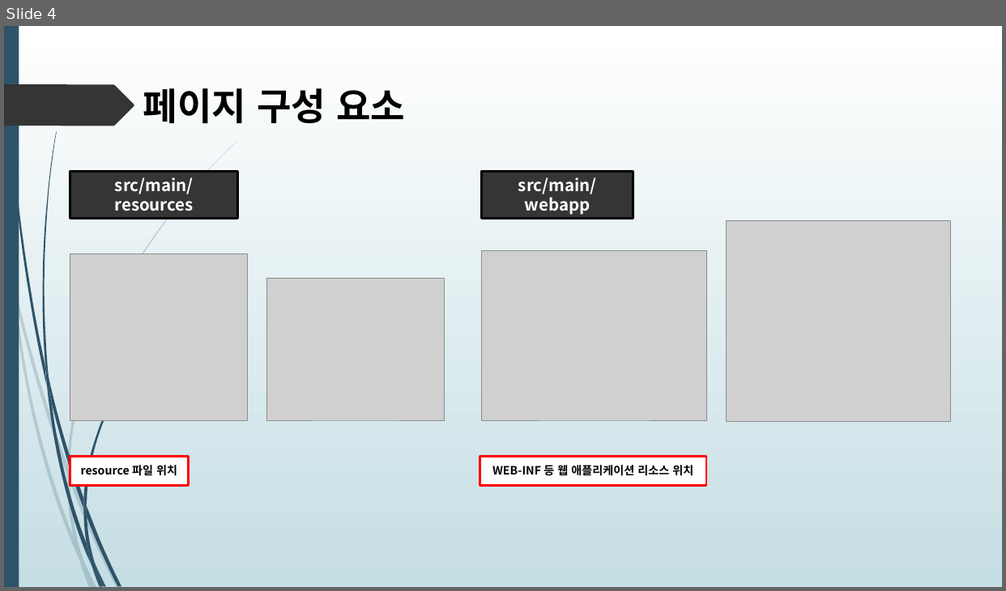
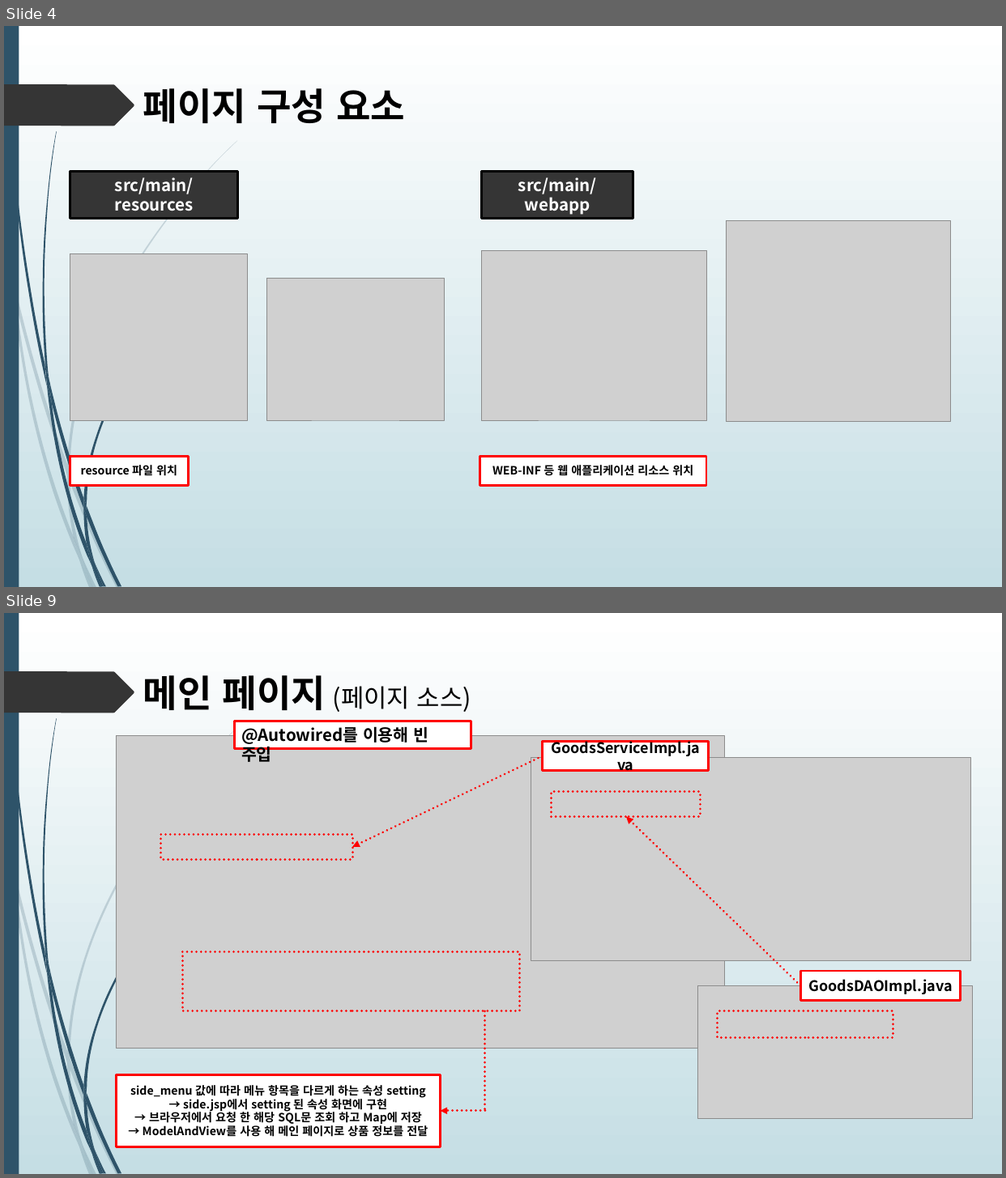
Before and after one commit to himediaai/DongOuk, a slide deck: 쇼핑몰.pptx. Shown one above the other, each under a label of ours: slide 4 before the commit, slides 4 and 9 after it; the slides between them are not shown. The pictures are 1006x591 and 1006x1178 pixels, drawn with LibreOffice and Linux fonts; fonts in the diff are those of the drawing; grey boxes stand for pictures. Boxes give left, top, right and bottom in pixels: in the first picture for what was removed or moved away, otherwise in the second. Text is boxed around its words. In the diff, an @@ line names an element or a change of style, - is before the commit and + after.

```diff
--- a/쇼핑몰.pptx
+++ b/쇼핑몰.pptx
@@ slide 9 added at [4, 613, 1002, 1174], background gradient #FFFFFF to #C5DEE5; not listed: 24 template elements that a slide beside it also shows @@
@@ text added at [143, 675, 471, 712], 24 pt, text #000000 @@
+메인 페이지 (페이지 소스)
@@ rectangle added at [234, 721, 471, 748], fill #FFFFFF, outline #FF0000 2.25 pt, 16 pt, text #000000, bold @@
+@Autowired를 이용해 빈 주입
@@ picture added at [117, 736, 724, 1049] @@
@@ arrow added from (543, 756) to (353, 846), #FF0000 2.25 pt dashed @@
@@ picture added at [531, 757, 971, 961] @@
@@ rectangle added at [543, 741, 709, 771], fill #FFFFFF, outline #FF0000 2.25 pt, 14 pt, text #000000, bold @@
+GoodsServiceImpl.java
@@ rectangle added at [552, 792, 701, 816], outline #FF0000 2.25 pt dashed @@
@@ arrow added from (800, 986) to (626, 816), #FF0000 2.25 pt dashed @@
@@ rectangle added at [160, 835, 352, 859], outline #FF0000 2.25 pt dashed @@
@@ rectangle added at [182, 952, 519, 1012], outline #FF0000 2.25 pt dashed @@
@@ rectangle added at [800, 971, 961, 1001], fill #FFFFFF, outline #FF0000 2.25 pt, 14 pt, text #000000, bold @@
+GoodsDAOImpl.java
@@ picture added at [698, 986, 973, 1119] @@
@@ line added from (485, 1012) to (485, 1111), #FF0000 2.25 pt dashed @@
@@ rectangle added at [718, 1012, 893, 1037], outline #FF0000 2.25 pt dashed @@
@@ rectangle added at [117, 1075, 441, 1147], fill #FFFFFF, outline #FF0000 2.25 pt, 11 pt, text #000000, bold @@
+side_menu 값에 따라 메뉴 항목을 다르게 하는 속성 setting
+→ side.jsp에서 setting 된 속성 화면에 구현
+→ 브라우저에서 요청 한 해당 SQL문 조회 하고 Map에 저장
+→ ModelAndView를 사용 해 메인 페이지로 상품 정보를 전달
@@ arrow added from (485, 1111) to (441, 1111), #FF0000 2.25 pt dashed @@
```
Also in this commit, not shown: 2 slides changed, 5 other slides added.
